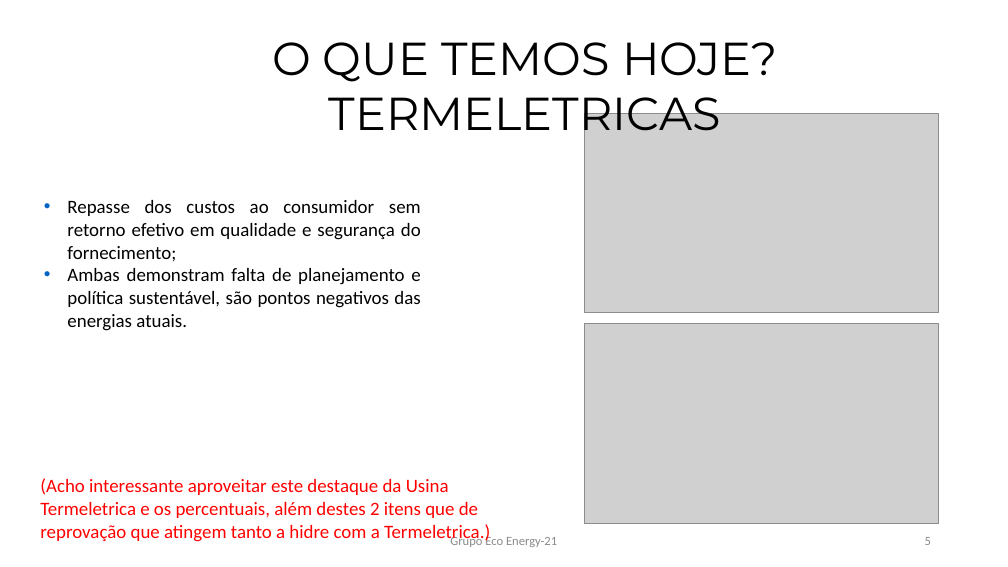
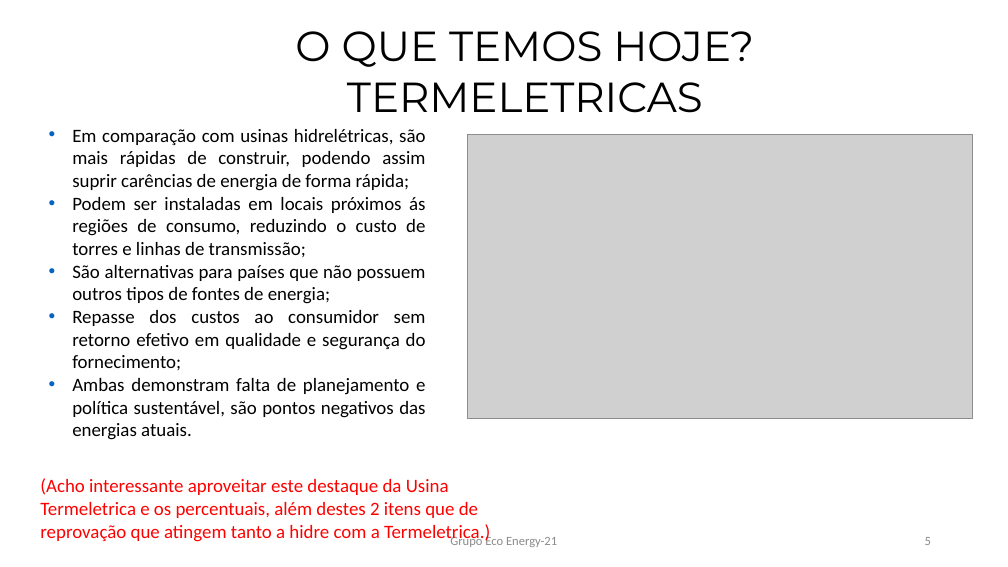
Before and after one commit to sudariogoncalves/ECO-Energy-21-, a slide deck: slide 5 of Projeto Eco-Energy 21.pptx. Drawn at 1008x567 pixels with LibreOffice and Linux fonts; fonts in the diff are those of the drawing; grey boxes stand for pictures. Boxes give left, top, right and bottom in pixels: in the first picture for what was removed or moved away, otherwise in the second. Text is boxed around its words. In the diff, an @@ line names an element or a change of style, - is before the commit and + after.

```diff
--- a/Projeto Eco-Energy 21.pptx
+++ b/Projeto Eco-Energy 21.pptx
@@ text "O QUE TEMOS HOJE?": place and size @@
-text "O QUE TEMOS HOJE?" at <box>272,42,777,141</box>
+text "O QUE TEMOS HOJE?" at <box>295,31,754,113</box>
@@ text "O QUE TEMOS HOJE?" at <box>295,31,754,113</box>: size 44 to 40 pt @@
@@ text "Em comparação com usinas hidrelétricas, ...": place and size @@
-text "Em comparação com usinas hidrelétricas, ..." at <box>67,200,421,331</box>
+text "Em comparação com usinas hidrelétricas, ..." at <box>72,129,426,440</box>
@@ picture removed at <box>585,113,939,313</box> @@
@@ text at <box>72,129,426,304</box>: paragraphs added @@
+• Em comparação com usinas hidrelétricas, são mais rápidas de construir, podendo assim suprir carências de energia de forma rápida;
+• Podem ser instaladas em locais próximos ás regiões de consumo, reduzindo o custo de torres e linhas de transmissão;
+• São alternativas para países que não possuem outros tipos de fontes de energia;
@@ picture: place and size @@
-picture at <box>585,324,939,523</box>
+picture at <box>468,135,972,418</box>
```
Also in this commit, not shown: 6 other slides changed, 2 slides added, 1 slide removed.
